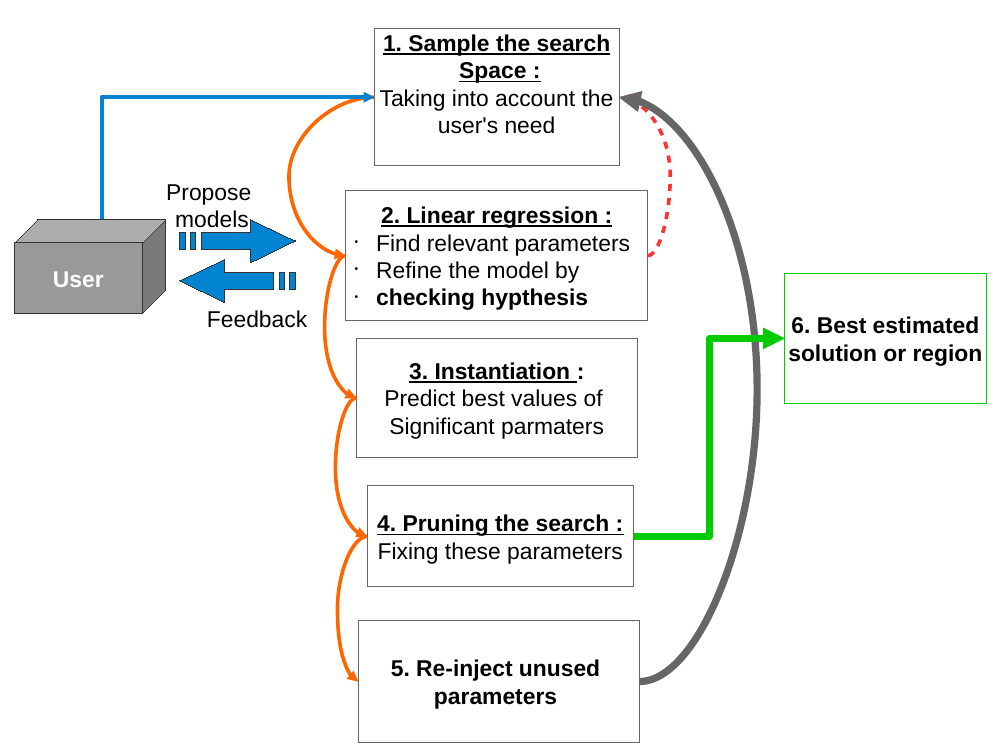
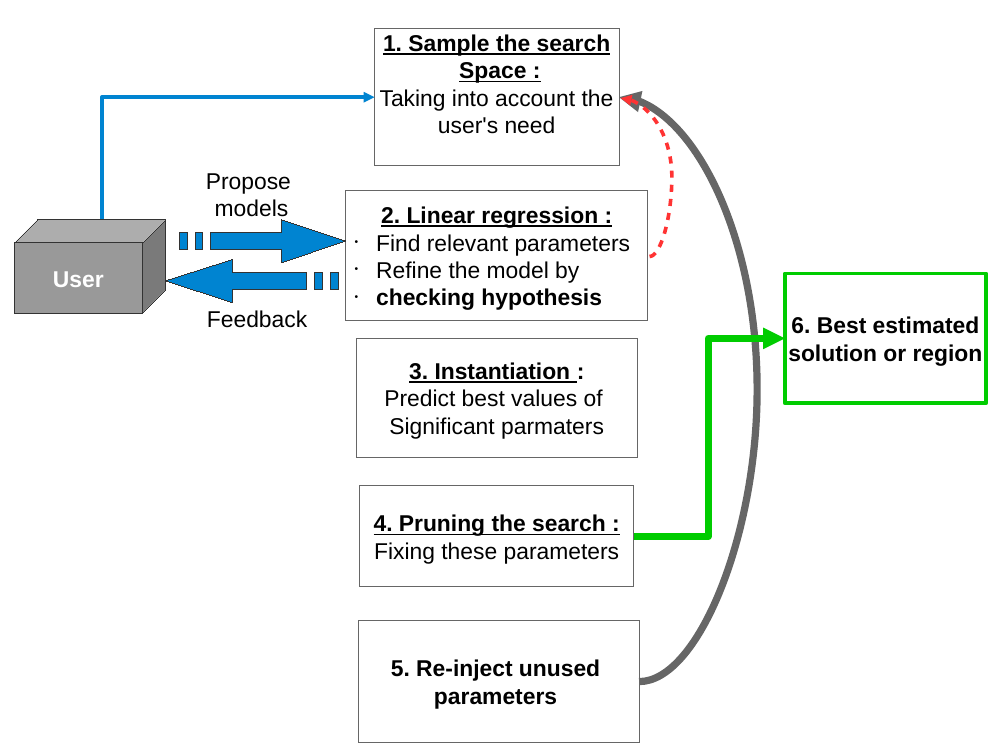
Before and after one commit to swhatelse/M2_internship, a slide deck: slide 1 of org/Presentations/defense/model/process.odp. Drawn at 1008x756 pixels with LibreOffice and Linux fonts; fonts in the diff are those of the drawing. Boxes give left, top, right and bottom in pixels: in the first picture for what was removed or moved away, otherwise in the second. Text is boxed around its words. In the diff, an @@ line names an element or a change of style, - is before the commit and + after.

```diff
--- a/org/Presentations/defense/model/process.odp
+++ b/org/Presentations/defense/model/process.odp
@@ curved arrow removed from (374, 97) to (346, 256) @@
@@ curved arrow (649, 257) - (621, 98): route changed @@
@@ text "Propose": place and size @@
-text "Propose" at <box>166,184,251,233</box>
+text "Propose" at <box>206,173,291,222</box>
@@ freeform shape: place and size @@
-freeform shape at <box>180,220,295,263</box>
+freeform shape at <box>180,220,346,263</box>
@@ freeform shape: place and size @@
-freeform shape at <box>180,260,295,303</box>
+freeform shape at <box>166,260,338,303</box>
@@ curved arrow removed from (346, 256) to (357, 398) @@
@@ text in rectangle at <box>376,288,602,310</box>: text changed @@
-• checking hypthesis
+• checking hypothesis
@@ rectangle "6. Best estimated" at <box>785,273,986,403</box>: outline #00CC00 0 pt to #00CC00 2.83 pt @@
@@ elbow arrow (634, 537) - (785, 338): route changed @@
@@ curved arrow removed from (357, 398) to (368, 537) @@
@@ rectangle "4. Pruning the search :": place and size @@
-rectangle "4. Pruning the search :" at <box>368,486,634,586</box>
+rectangle "4. Pruning the search :" at <box>360,486,634,586</box>
@@ curved arrow removed from (368, 537) to (359, 681) @@
```
Also in this commit, not shown: 2 other files.
